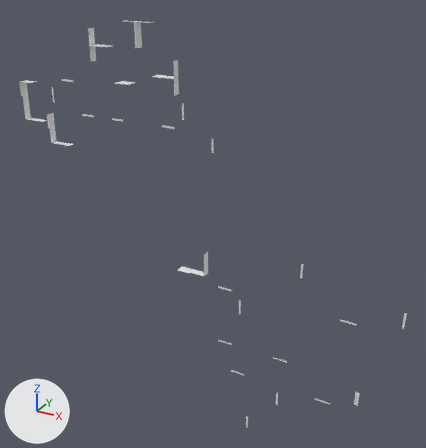
Before and after pictures for a commit that changed the OBJ model Models/New/Cubicle.obj.
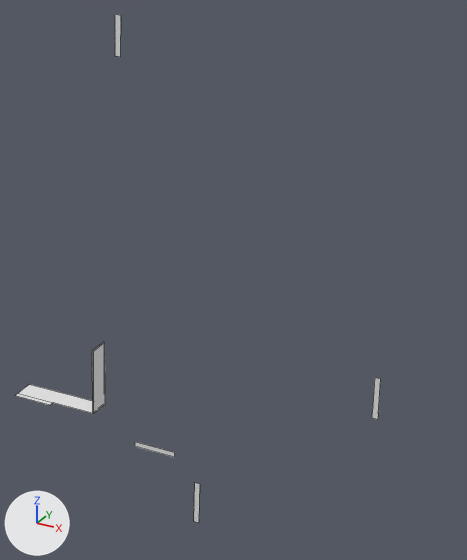
Old and new are each drawn whole from a 50 mm camera at (32.1, -36.0, 13.5) aimed at (11.9, 0.7, -4.8) and again close up on the part from 40% to 78% of the width and 30% to 73% of the height. Every picture has the same lights, and +X, +Y and +Z are marked at lower left. The last two pictures show the newer version. The close-ups show mesh edges as thin lines. Where no turn or scale is listed for an object, it has been applied to the vertices.

Objects in the first close-up: 'FirstSection.019'.
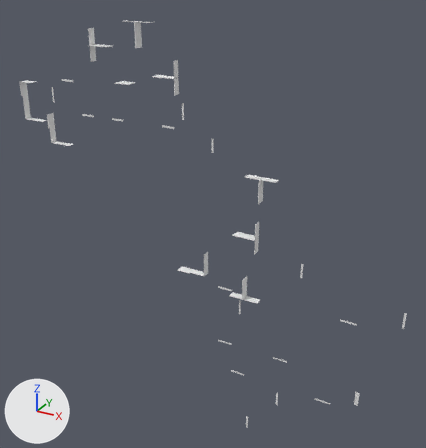
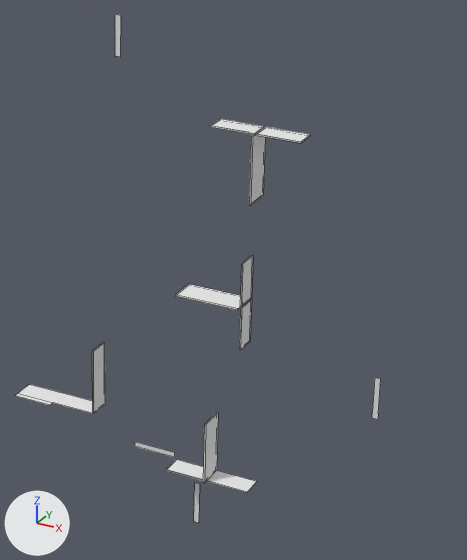
Changed parts and their boxes [x1, y1, x2, y2] in the close-ups (467 x 560 px):
```json
{"part": 1, "of": "me_firstsection_019", "change": "added", "after": [210, 118, 311, 205]}
{"part": 2, "of": "me_firstsection_019", "change": "added", "after": [175, 255, 253, 350]}
{"part": 3, "of": "me_firstsection_019", "change": "added", "after": [166, 412, 257, 493]}
{"part": 4, "of": "me_firstsection_019", "change": "added", "after": [210, 119, 310, 349]}
```

Scene script edits in JSON lines:
```json
{"op": "add", "block": "mat_officewallthingie01a", "code": ["mat_officewallthingie01a = principled_material('OFFICEWALLTHINGIE01A')", "mat_officewallthingie01a.base_color = (0.8, 0.8, 0.8)  # white #e7e7e7", "mat_officewallthingie01a.roughness = 1.0"]}
{"block": "me_firstsection_019", "where": "# used by ob_firstsection_019; location = (0.0, 0.0, 0.0)"}
{"block": "me_firstsection_019", "where": "# verts and faces of me_firstsection_019; kept vertices keep their numbers, new ones are numbered from 198"}
{"op": "remove", "block": "me_firstsection_019", "code": "me_firstsection_019.from_pydata(...)  # 198 vertices, 71 faces; spans x -5.0..27.1, y -1.2..0.0, z -22.9..9.9"}
{"op": "add", "block": "me_firstsection_019", "code": "me_firstsection_019.from_pydata(...)  # 274 vertices, 105 faces; spans x -5.0..27.1, y -1.2..0.0, z -22.9..9.9"}
{"block": "me_firstsection_019", "change": "me_firstsection_019 part 1: a new loose piece of 20 vertices spanning x 15.3..17.6, y -1.0..-0.3, z -1.7..0.0, in mat_officewallthingie01a (white #e7e7e7)"}
{"block": "me_firstsection_019", "change": "me_firstsection_019 part 2: a new loose piece of 20 vertices spanning x 14.5..16.3, y -1.0..-0.3, z -5.7..-3.4, in mat_officewallthingie01a (white #e7e7e7)"}
{"block": "me_firstsection_019", "change": "me_firstsection_019 part 3: a new loose piece of 20 vertices spanning x 14.2..16.6, y -1.0..-0.3, z -9.8..-8.0, in mat_officewallthingie01a (white #e7e7e7)"}
{"block": "me_firstsection_019", "change": "me_firstsection_019 part 4"}
{"op": "add", "block": "me_firstsection_019", "code": "verts[198] = (16.5, -0.9, 0.0)  # pixel (255, 133)"}
{"op": "add", "block": "me_firstsection_019", "code": "verts[199] = (16.4, -0.9, 0.0)  # pixel (254, 133)"}
{"op": "add", "block": "me_firstsection_019", "code": "verts[200] = (15.3, -0.9, 0.0)  # pixel (209, 125)"}
{"op": "add", "block": "me_firstsection_019", "code": "verts[201] = (17.6, -0.9, 0.0)  # pixel (300, 141)"}
{"op": "add", "block": "me_firstsection_019", "code": "verts[202] = (16.3, -0.9, -4.6)  # pixel (241, 308)"}
{"op": "add", "block": "me_firstsection_019", "code": "verts[203] = (16.3, -0.9, -4.5)  # pixel (241, 306)"}
{"op": "add", "block": "me_firstsection_019", "code": "verts[204] = (16.3, -0.9, -3.4)  # pixel (242, 263)"}
{"op": "add", "block": "me_firstsection_019", "code": "verts[205] = (16.3, -0.9, -5.7)  # pixel (240, 350)"}
{"op": "add", "block": "me_firstsection_019", "code": "for new, old in zip([*range(206, 214)], [*range(198, 206)]): verts[new] = verts[old] + (0.0, 0.6, 0.0)"}
{"op": "add", "block": "me_firstsection_019", "code": "faces += [(199, 207, 208, 200), (198, 201, 209, 206), (203, 211, 212, 204), (202, 205, 213, 210)]"}
{"op": "add", "block": "me_firstsection_019", "code": "me_firstsection_019.materials.append(mat_officewallthingie01a)  # white #e7e7e7"}
```
